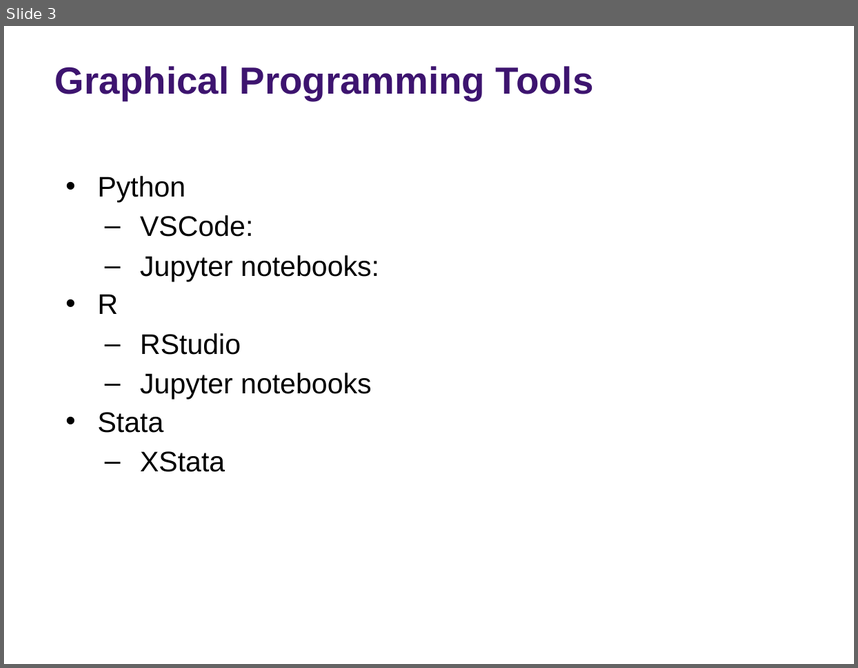
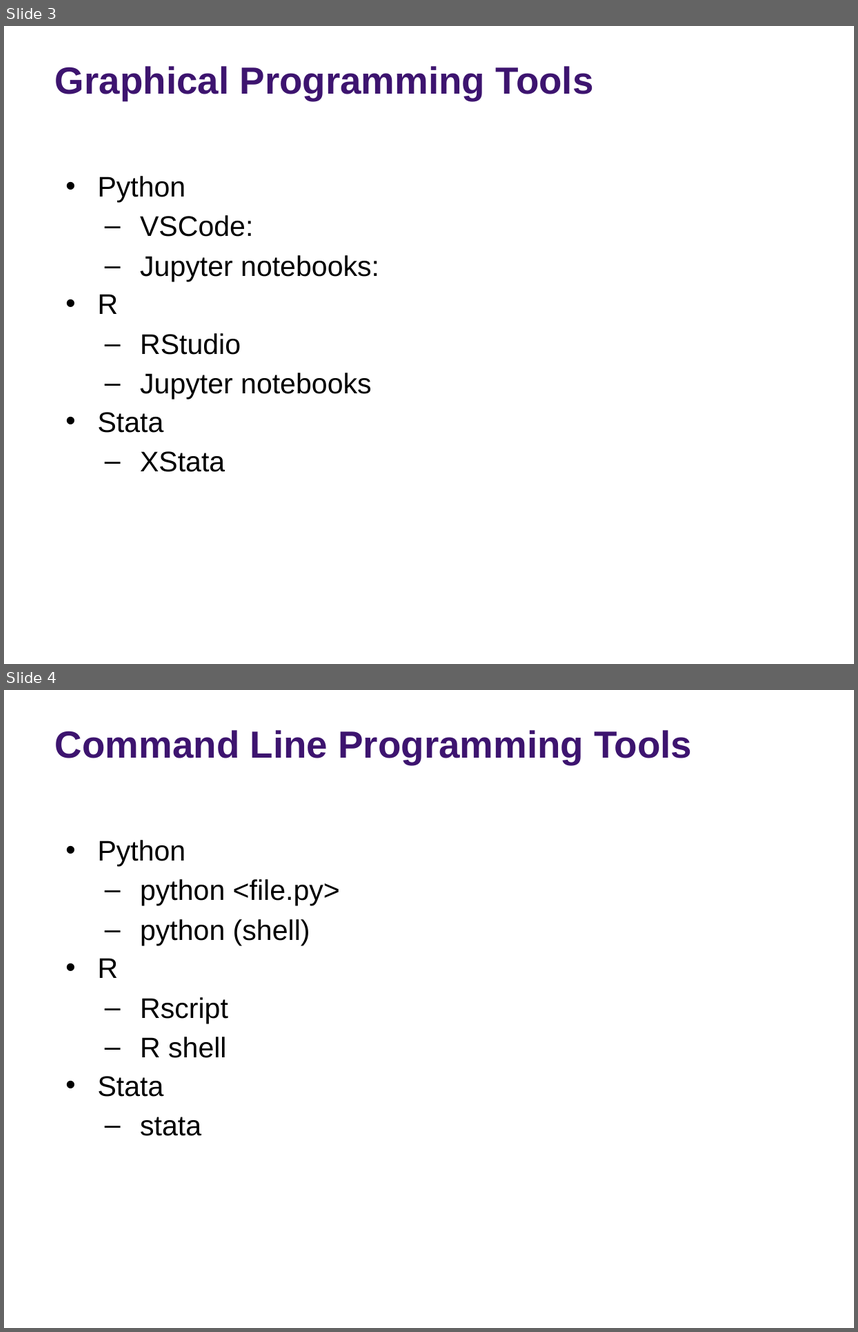
Before and after one commit to rs-kellogg/2023-phd-workshop, a slide deck: session-1/Session 1 - KLC Introduction.pptx. Shown one above the other, each under a label of ours: slide 3 before the commit, slides 3 and 4 after it. The pictures are 858x668 and 858x1332 pixels, drawn with LibreOffice and Linux fonts; fonts in the diff are those of the drawing; background and template pictures are left out. Boxes give left, top, right and bottom in pixels: in the first picture for what was removed or moved away, otherwise in the second. Text is boxed around its words. In the diff, an @@ line names an element or a change of style, - is before the commit and + after.

```diff
--- a/session-1/Session 1 - KLC Introduction.pptx
+++ b/session-1/Session 1 - KLC Introduction.pptx
@@ slide 4 added at <box>4,690,854,1328</box>, background picture (left out) @@
@@ title added at <box>55,730,692,765</box>, 32 pt, text #3D146F, bold @@
+Command Line Programming Tools
@@ text added at <box>98,840,340,1136</box>, 24 pt, text #000000 @@
+• Python
+  – python <file.py>
+  – python (shell)
+• R
+  – Rscript
+  – R shell
+• Stata
+  – stata
@@ text added at <box>429,1295,811,1328</box>, 10 pt, text #FFFFFF @@
+Reproducibility Principles
```
Also in this commit, not shown: 2 slides changed.
